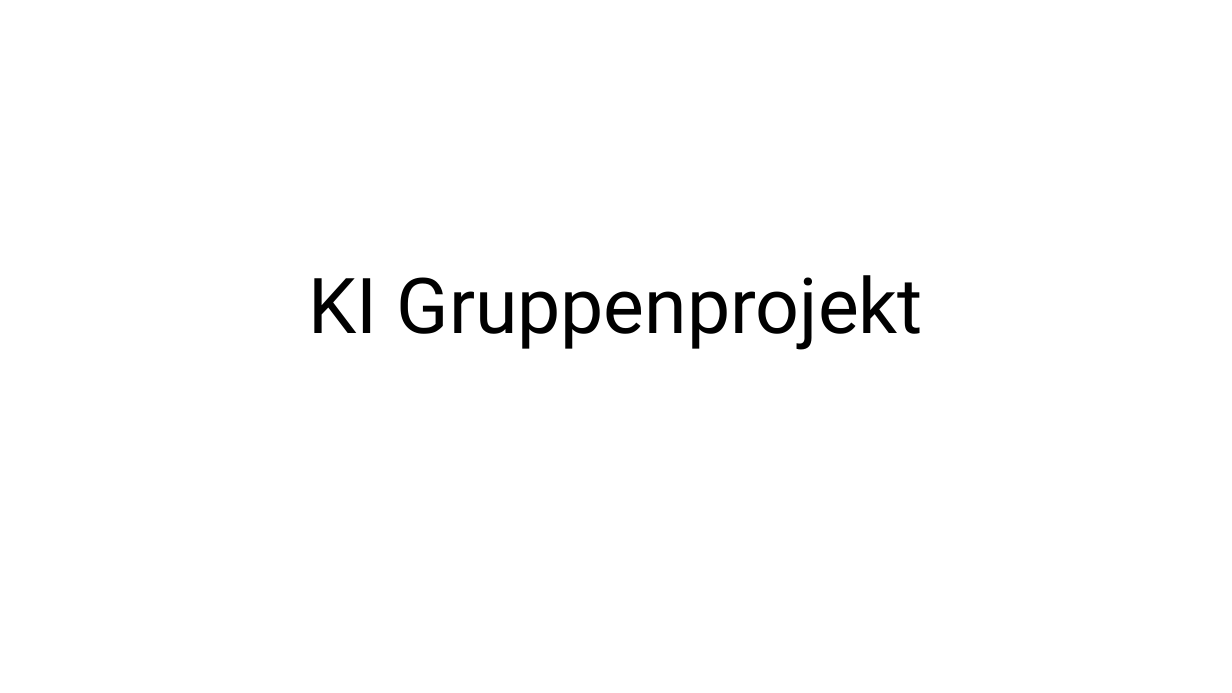
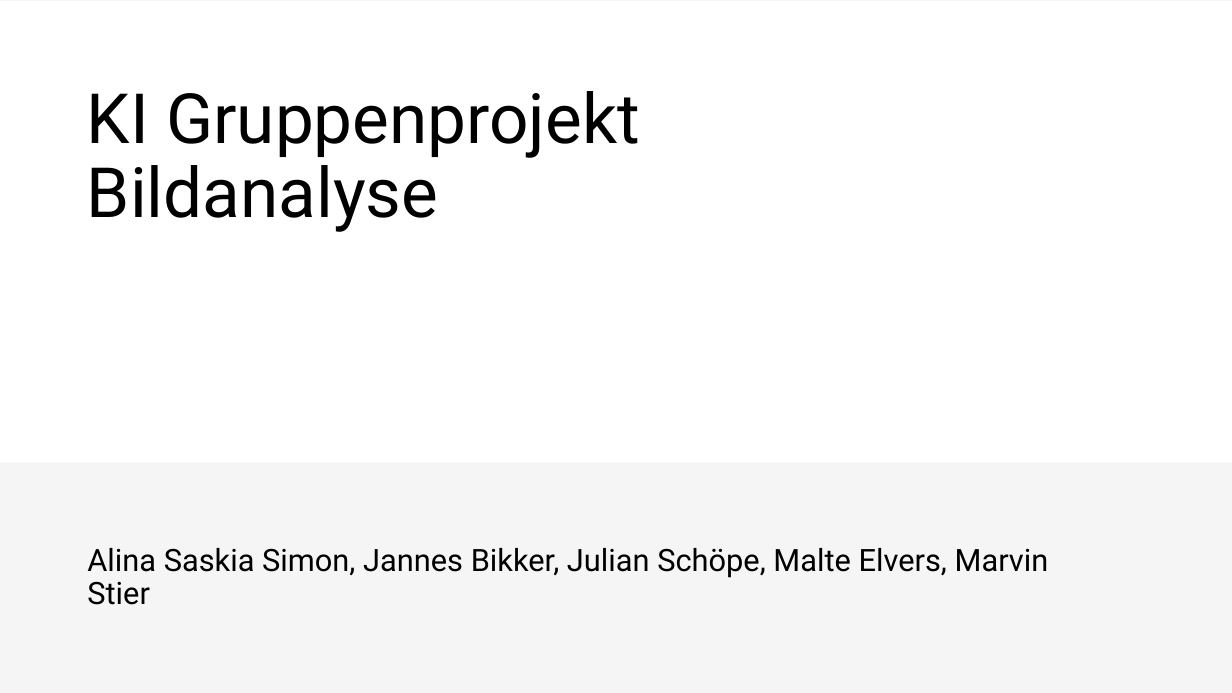
Before and after one commit to jarboyd/ai-lecture-project-ws2425, a slide deck: slide 1 of docs/group_project_presentation.pptx. Drawn at 1232x693 pixels with LibreOffice and Linux fonts; fonts in the diff are those of the drawing. Boxes give left, top, right and bottom in pixels: in the first picture for what was removed or moved away, otherwise in the second. Text is boxed around its words. In the diff, an @@ line names an element or a change of style, - is before the commit and + after.

```diff
--- a/docs/group_project_presentation.pptx
+++ b/docs/group_project_presentation.pptx
@@ rectangle added at box(0, 0, 1232, 693), fill #E8E8E8 at 40% opacity @@
@@ rectangle added at box(0, 1, 1232, 463), fill #FFFFFF @@
@@ title "KI Gruppenprojekt Bildanalyse" at box(87, 91, 640, 232): vertical alignment bottom to top @@
@@ title at box(87, 91, 640, 232): text changed; size 60 to 54 pt @@
-KI Gruppenprojekt
+KI Gruppenprojekt
+Bildanalyse
@@ subtitle added at box(87, 548, 1049, 605), 24 pt, text #000000 @@
+Alina Saskia Simon, Jannes Bikker, Julian Schöpe, Malte Elvers, Marvin Stier
```
Also in this commit, not shown: 3 other slides changed, 1 other file.
